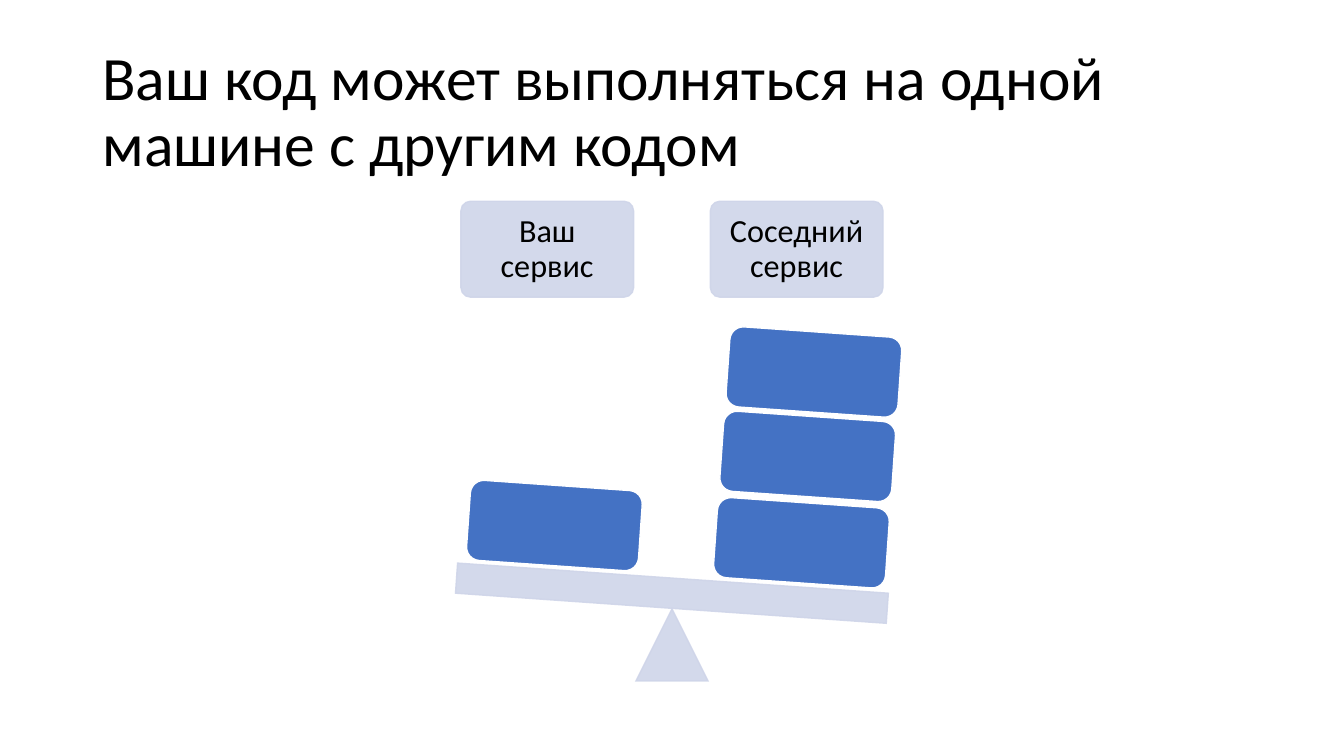
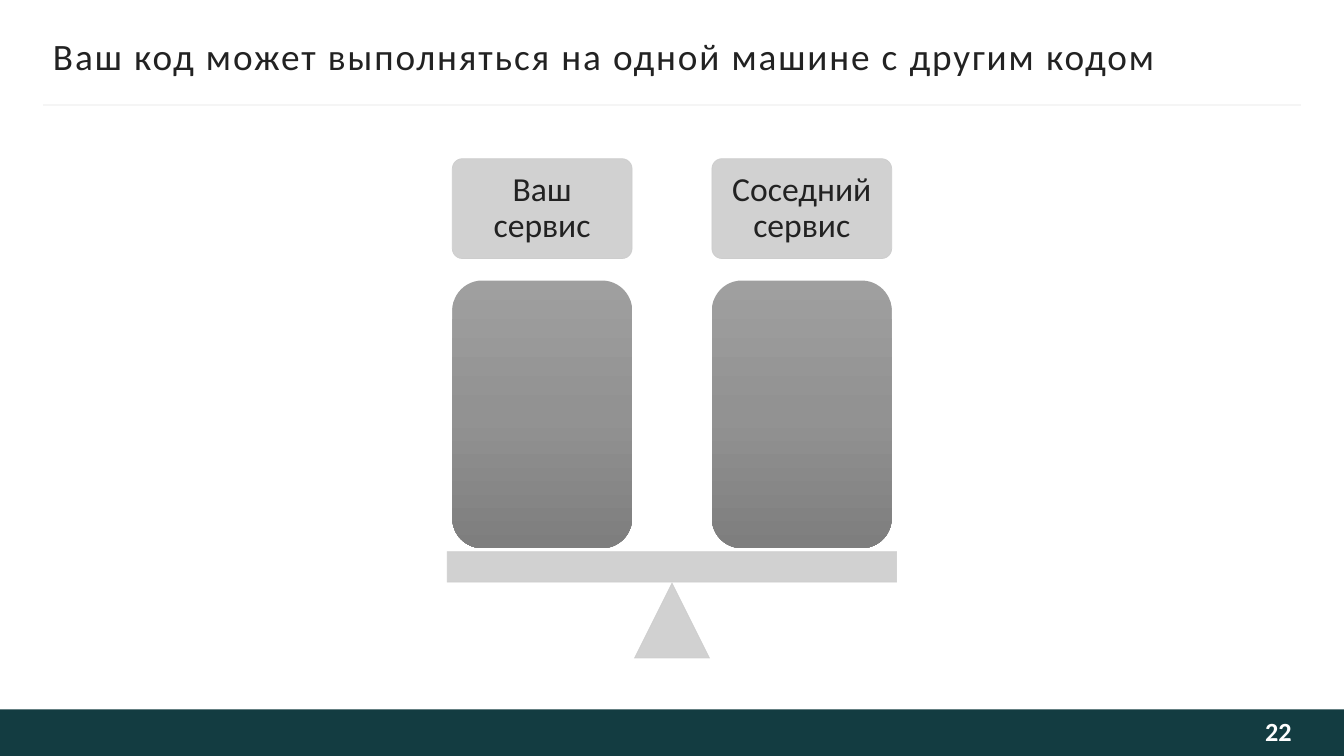
Before and after one commit to kugushev/presentations, a slide deck: slide 22 of Presentation.pptx (slide 25 before the commit). Drawn at 1344x756 pixels with LibreOffice and Linux fonts; fonts in the diff are those of the drawing; background and template pictures are left out. Boxes give left, top, right and bottom in pixels: in the first picture for what was removed or moved away, otherwise in the second. Text is boxed around its words. In the diff, an @@ line names an element or a change of style, - is before the commit and + after.

```diff
--- a/Presentation.pptx
+++ b/Presentation.pptx
@@ title "Ваш код может выполняться на ...": place and size @@
-title "Ваш код может выполняться на ..." at (102,58,1104,176)
+title "Ваш код может выполняться на ..." at (53,45,1154,76)
@@ title "Ваш код может выполняться на ..." at (53,45,1154,76): size 44 to 26.7 pt, text colour #000000 to #222222, letter spacing 0 to 1.3 pt; line spacing 0.9 to 1 @@
@@ line added from (43, 105) to (1301, 105), #F5F5F5 1.5 pt @@
@@ rounded rectangle: place and size @@
-rounded rectangle at (461,202,633,297)
+rounded rectangle at (453,158,632,258)
@@ text "Ваш сервис": place and size @@
-text "Ваш сервис" at (501,221,594,283)
+text "Ваш сервис" at (494,179,591,243)
@@ text "Ваш сервис" at (494,179,591,243): size 23 to 24 pt, text colour #000000 to #222222 @@
@@ fill #CFD5EA at 90% opacity to #CDCDCD at 90% opacity; outline #CFD5EA 1 pt to #CDCDCD 0.5 pt in 3 elements at (635,583,710,657), (453,158,632,258), (712,158,891,258) @@
@@ rounded rectangle: place and size @@
-rounded rectangle at (711,202,883,297)
+rounded rectangle at (712,158,891,258)
@@ text "Соседний сервис" at (732,178,871,243): size 23 to 24 pt, text colour #000000 to #222222 @@
@@ text "Соседний сервис": place and size @@
-text "Соседний сервис" at (730,220,863,283)
+text "Соседний сервис" at (732,178,871,243)
@@ rounded rectangle added at (453,280,632,547), fill gradient #9F9F9F to #929292 to #7E7E7E @@
@@ rounded rectangle at (712,280,891,547): fill #4472C4 to gradient #9F9F9F to #929292 to #7E7E7E; outline #FFFFFF 1 pt to none; rotation 4 to 0 degrees @@
@@ rounded rectangle removed at (725,326,903,418) @@
@@ rounded rectangle removed at (466,480,644,573) @@
@@ rounded rectangle removed at (713,497,891,590) @@
@@ rectangle at (448,552,897,582): fill #CFD5EA at 90% opacity to #CDCDCD at 90% opacity; outline #CFD5EA 1 pt to #CDCDCD 0.5 pt; rotation 4 to 0 degrees @@
@@ triangle: place and size @@
-triangle at (636,609,708,681)
+triangle at (635,583,710,657)
@@ rectangle added at (0,710,1344,756), fill #133C41 @@
@@ page number added at (1265,724,1291,741), 18.7 pt, text #FEFEFE, bold @@
+22
```
Also in this commit, not shown: 42 other slides changed, 2 slides added, 2 slides removed.
